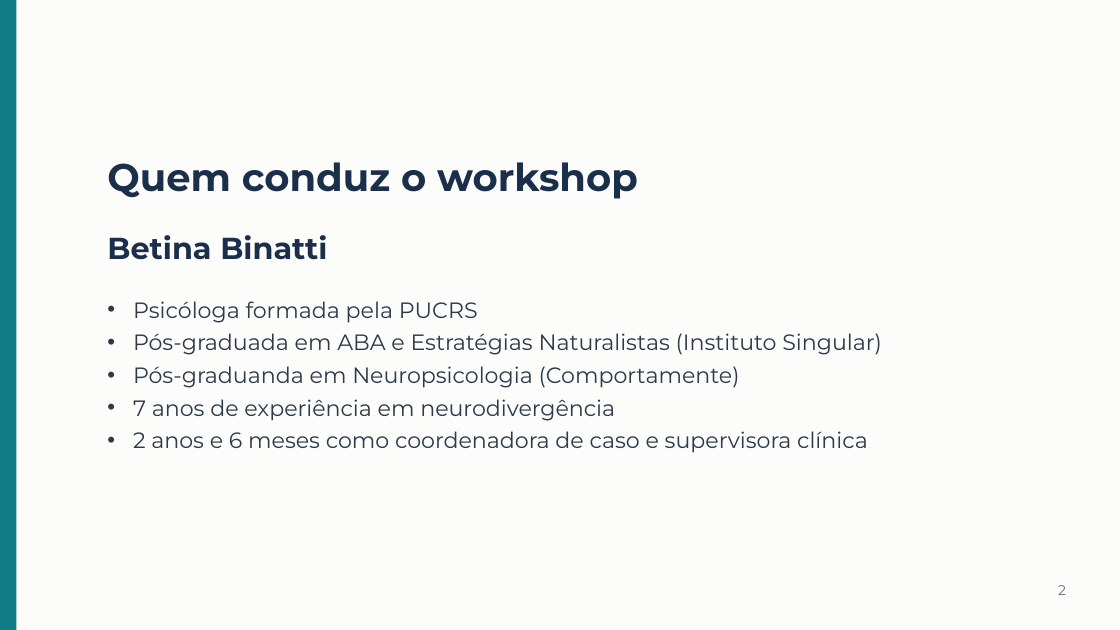
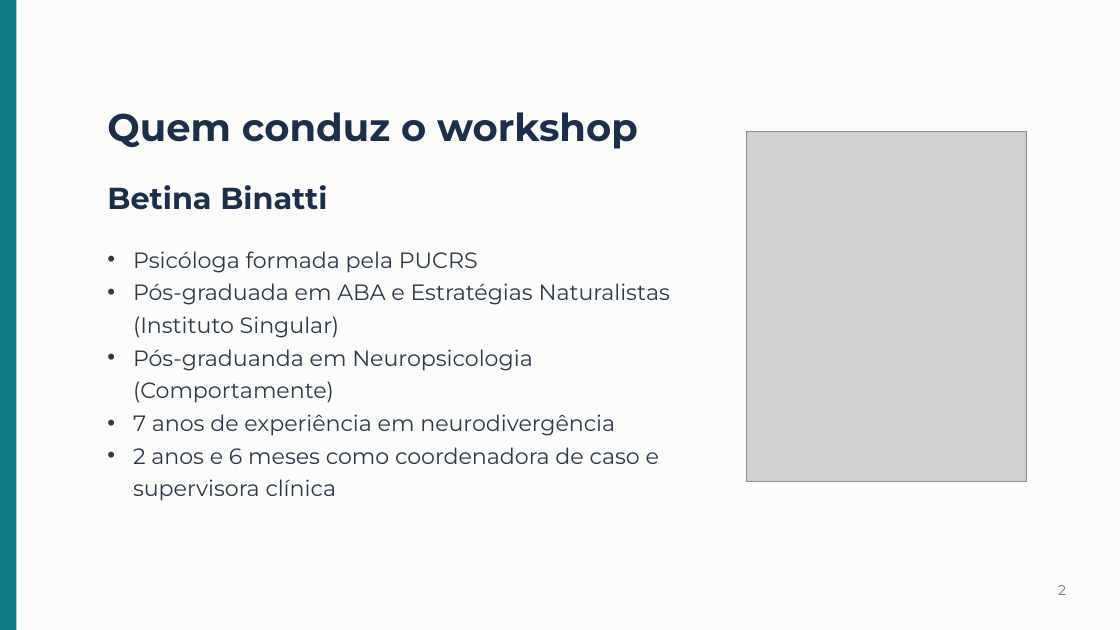
Before and after one commit to betinabinatti/CORE_WORKSHOP_ABA_TEA.md, a slide deck: slide 2 of workshop-aba-tea-lacc/apresentacao/Apresentacao_Workshop_ABA_TEA.pptx. Drawn at 1120x630 pixels with LibreOffice and Linux fonts; fonts in the diff are those of the drawing; grey boxes stand for pictures. Boxes give left, top, right and bottom in pixels: in the first picture for what was removed or moved away, otherwise in the second. Text is boxed around its words. In the diff, an @@ line names an element or a change of style, - is before the commit and + after.

```diff
--- a/workshop-aba-tea-lacc/apresentacao/Apresentacao_Workshop_ABA_TEA.pptx
+++ b/workshop-aba-tea-lacc/apresentacao/Apresentacao_Workshop_ABA_TEA.pptx
@@ text "Quem conduz o workshop" moved from (x1=107, y1=162, x2=638, y2=199) to (x1=107, y1=112, x2=638, y2=149) @@
@@ picture added at (x1=747, y1=131, x2=1027, y2=481) @@
@@ text "Betina Binatti" moved from (x1=107, y1=235, x2=327, y2=260) to (x1=107, y1=185, x2=327, y2=210) @@
@@ text "Psicóloga formada pela PUCRS" rewrapped from (x1=133, y1=301, x2=881, y2=453) to (x1=133, y1=251, x2=670, y2=501) @@
```
Also in this commit, not shown: 2 other slides changed, 9 other files.
